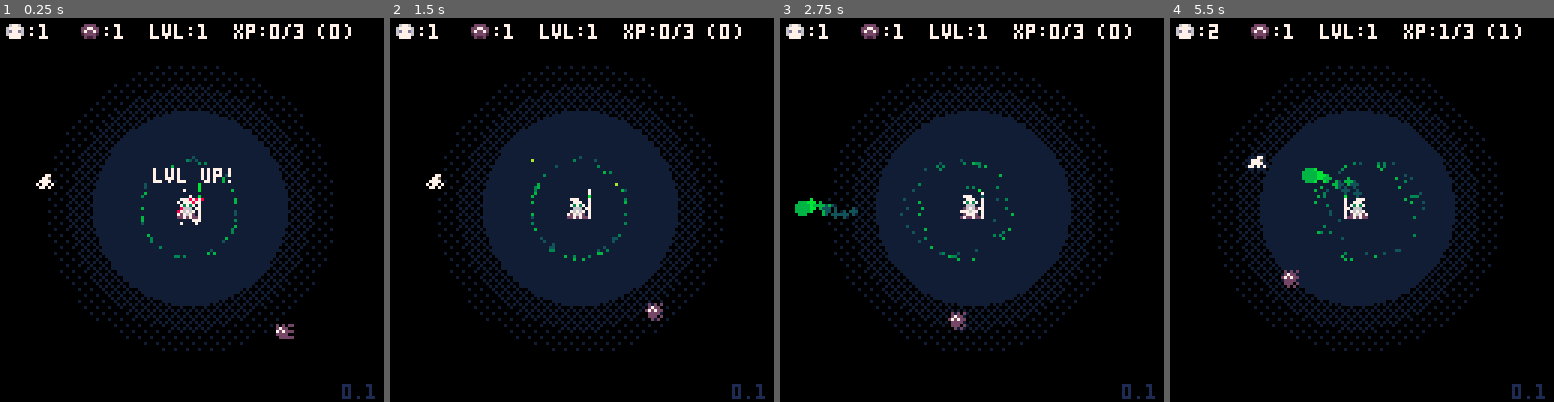
Above: before the commit, frames 1-4 (left to right).
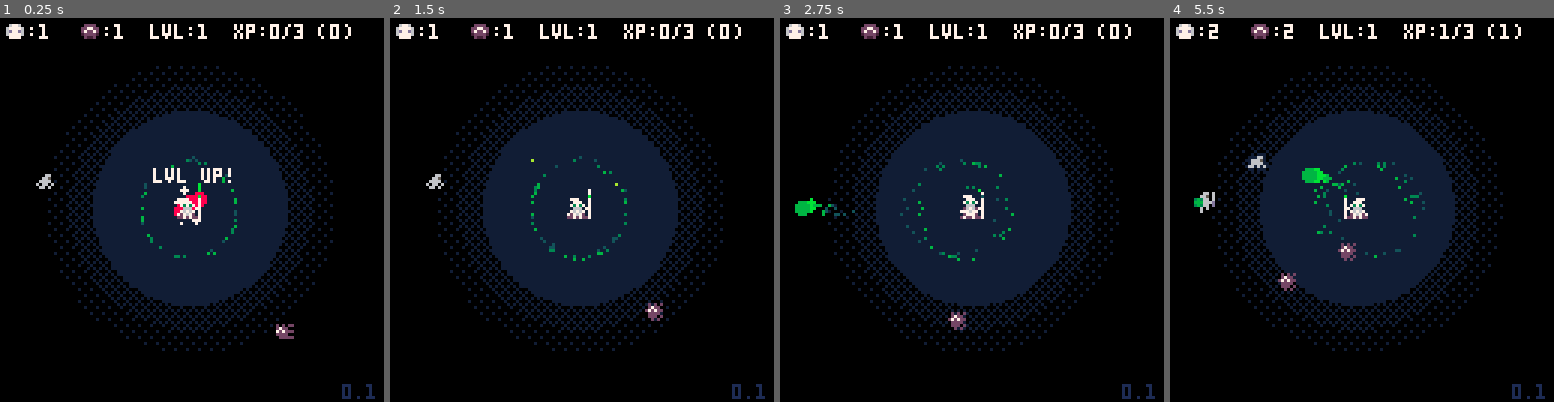
Above: after the commit, the same moments.

Repository: manyweare/heals-p8
Game: PICO-8 cartridge healers.p8
Two runs of this game, one before a commit and one after it. Both use one fixed random seed, a clock stepped at 60 frames per second and the inputs below.
Inputs:
- Up to frame 1 (0.25 s): no input
- Up to frame 2 (1.5 s): tap X (X key) at 0.33, 1.07 s; tap O (Z key) at 0.7 s
- Up to frame 3 (2.75 s): hold Right 1.6-2.1 s; tap O (Z key) at 1.7, 2.1, 2.5 s; tap X (X key) at 1.85 s; hold Up 2.15-2.42 s; hold Right from 2.47 s (still down)
- Up to frame 4 (5.5 s): tap O (Z key) every 0.4 s from 2.9 to 5.3 s; tap X (X key) at 2.97, 4.08, 5.2 s; release Right at 3.03 s; hold Left 3.08-3.58 s; hold Down 3.63-3.97 s; hold Right 4.02-4.68 s; hold Up 4.73-5.03 s; hold Left from 5.08 s (still down)

The runs differ from the first frame. In frame 1, 0.3% of the frame differs, in the area x 9-54%, y 40-52%; in frame 2, less than 0.1%; in frame 3, 0.1%; in frame 4, 0.7%, in the area x 6-50%, y 1-72%.

Commit message:
Added entity movement
Entities move towards player once healed
Adjusted spawning and dmg numbers
Misc fx improvements

Diff:
--- a/cam.lua
+++ b/cam.lua
@@ -1,4 +1,5 @@
--- cam
+--cam
+
 function init_cam()
     cam = { x = 0, y = 0 }
     shk = { x = 0, y = 0 }
--- a/enemies.lua
+++ b/enemies.lua
@@ -63,7 +63,7 @@
 	en_spw_tmr += 1
 	if (en_spw_tmr % 90 == 0) then
 		en_spw_tmr = 0
-		spawn_enemies(0 + flr(rnd(2)))
+		spawn_enemies(1 + flr(rnd(p.lvl / 2)))
 	end
 	for e in all(enemies) do
 		u_col(e)
@@ -149,7 +149,7 @@
 	e.state = "dead"
 	add(dead_enemies, e)
 	del(enemies, e)
-	sfx(sfxt.enemy_dead, 2)
+	sfx(sfxt.thud, 2)
 	game.dead_ens += 1
 	game.live_ens -= 1
 end
--- a/entities.lua
+++ b/entities.lua
@@ -5,6 +5,8 @@
 --add different types
 --fix being hit anim: use a color change instead of spr change
 --fix attack anim not running
+--create more complex movement
+--don't overlap player
 
 function init_entities()
 	spw_tmr = 0
@@ -21,6 +23,7 @@
 			hp = 1 + flr(rnd(3)),
 			maxhp = 4,
 			dmg = 1,
+			spd = .5,
 			attspd = 15,
 			attframe = 1,
 			att_sfx = 5,
@@ -58,7 +61,7 @@
 	spw_tmr += 1
 	if (spw_tmr % 120 == 0) then
 		spw_tmr = 0
-		spawn_entities(flr(rnd(2)))
+		spawn_entities(flr(rnd(3)))
 	end
 	for e in all(spawning) do
 		e.frame += 1
@@ -78,6 +81,11 @@
 				anim_healed(e)
 			end
 		elseif e.state == "ready" then
+			u_col(e)
+			if not rect_rect_collision(e.col, p) then
+				move_to(e, p)
+				e.flip = flip_spr(e, p)
+			end
 			if not is_empty(enemies) then
 				local tgt = find_closest(e, enemies)
 				e.flip = flip_spr(e, tgt)
@@ -101,26 +109,7 @@
 		-- 	anim_dead(e)
 		-- end
 	end
-	-- for e in all(ready) do
-	-- 	e.frame += 1
-	-- 	if (e.hp <= 0) then
-	-- 		e.dead = true
-	-- 		add(entities, e)
-	-- 		del(ready, e)
-	-- 	else
-	-- 		if not is_empty(enemies) then
-	-- 			local tgt = find_closest(e, enemies)
-	-- 			e.flip = flip_spr(e, tgt)
-	-- 			if rect_rect_collision(e.col, tgt.col) then
-	-- 				e.frame = 0
-	-- 				attack(e, tgt)
-	-- 			else
-	-- 				e.attframe = 0
-	-- 			end
-	-- 		end
-	-- 		anim_ready(e)
-	-- 	end
-	-- end
+	move_apart(entities, 8)
 end
 
 function decay_entity(e)
@@ -165,7 +154,7 @@
 	e.state = "dead"
 	add(dead, e)
 	del(entities, e)
-	sfx(sfxt.tui)
+	sfx(sfxt.thud)
 	game.dead_es += 1
 	game.live_es -= 1
 end
--- a/fx.lua
+++ b/fx.lua
@@ -18,12 +18,15 @@
 			f.c = f.clrs[1]
 		elseif f.t / f.lt < 2 / #f.clrs then
 			f.c = f.clrs[2]
+			f.r = 3 * (f.r / 4)
 		elseif f.t / f.lt < 3 / #f.clrs then
 			f.c = f.clrs[3]
+			f.r = f.r / 2
 		else
 			f.c = f.clrs[4]
+			f.r = f.r / 4
 		end
-		f.r -= .1
+		-- f.r -= .1
 		f.x += f.dx
 		f.y += f.dy
 	end
@@ -63,22 +66,22 @@
 			10 + rnd(10),
 			1 - rnd(2),
 			1 - rnd(2),
-			rnd(1) + 1,
+			rnd(1) + 2,
 			{ 8, 7, 9 }
 		)
 	end
 end
 
-function heal_fx(x, y, clrs, n)
-	for i = 0, n do
+function heal_fx(x, y)
+	for i = 0, 5 do
 		add_fx(
 			x + rnd(7) - 2,
 			y,
-			4 + rnd(4),
+			8 + rnd(5),
 			0,
 			rnd(1) - 1.2,
-			rnd(1) + 1,
-			clrs
+			rnd(1) + 2,
+			{ 11, 10, 15 }
 		)
 	end
 end
--- a/healers.p8
+++ b/healers.p8
@@ -33,13 +33,13 @@
 0c777c077c767c070c777c070c767c07000000000000000000000000000000000000000000000000000000000000000000000000000000000000000000000000
 c7cc7cc7cc7c7cc7cc7cc7c7cc7c7cc7000000000000000000000000000000000000000000000000000000000000000000000000000000000000000000000000
 00000000000000000000000000000000000000000000000000000000000000000000000000000000000000000000000000000000000000000000000000000000
-00000000000000000000000000000000000000000a00000a00000000000770600000000000007706000000000000000000000000000000000000000000000000
-00000000000000000000220000007700070077070a00aa0a00077060007750600008806000077806000000000000000000000000000000000000000000000000
-000551000000020000227720000775000707570700aa5aa0007750603a37706000888060003a3706000000000000000000000000000000000000000000000000
-0055551000022720027775200077770000777770000aaa003a377060aaa777d03a38806000aaa77d000000000000000000000000000000000000000000000000
-0055551002277572027777200707707000077700000aaa00aaa777d03a3770d0aaa888d0003a370d000000000000000000000000000000000000000000000000
-0055551027777772277272720077070000077700000aaa003a3770d0007070003a3880d000070700000000000000000000000000000000000000000000000000
-0055551002222220022020200000000000700700000a0a0000707000007070000080800000700700000000000000000000000000000000000000000000000000
+00000000000000000000000000000000000000000a00000a00066060000660600000000000006606000000000000000000000000000000000000000000000000
+00000000000000000000220000006600060066060a00aa0a00665060006650600008806000066806000000000000000000000000000000000000000000000000
+000551000000020000226620000665000606560600aa5aa03a3660603a36606000888060003a3606000000000000000000000000000000000000000000000000
+0055551000022620026665200066660000666660000aaa00aaa666d0aaa666d03a38806000aaa66d000000000000000000000000000000000000000000000000
+0055551002266562026666200606606000066600000aaa003a3660d03a3660d0aaa888d0003a360d000000000000000000000000000000000000000000000000
+0055551026666662266262620066060000066600000aaa0000606000006060003a3880d000060600000000000000000000000000000000000000000000000000
+0055551002222220022020200000000000600600000a0a0000600000000060000080800000600600000000000000000000000000000000000000000000000000
 00cccc0000aaaa00090d9d09000d9d000000bb000000000000000000000000000000000000000000000000000000000000000000000000000000000000000000
 0cccccc00aaaaaa00a09590a000959000000aa0000f33f0000000000000000000000000000000000000000000000000000000000000000000000000000000000
 ccccccc0aaaaaaa000aa6aa0000a5a000000aa000f3aa3f000000000000000000000000000000000000000000000000000000000000000000000000000000000
--- a/heals.lua
+++ b/heals.lua
@@ -35,7 +35,7 @@
 	aoe = {
 		lvl = 1,
 		pwr = .25,
-		freq = 10,
+		freq = 20,
 		spd = 1,
 		range = hrange / 2,
 		tmr = 0,
@@ -43,7 +43,7 @@
 	}
 	proj = {
 		lvl = 1,
-		pwr = 3,
+		pwr = 1,
 		freq = 30,
 		spd = 2,
 		range = min(hrange * 2, 128),
@@ -138,7 +138,7 @@
 
 function fire_heal(h)
 	e_heal(h.tgt, h.pwr)
-	heal_fx(h.tx, h.ty, hclrs, 3)
+	heal_fx(h.tx, h.ty)
 	--play heal sfx unless aoe
 	if (h.type != "aoe") sfx(sfxt.heal)
 end
--- a/main.lua
+++ b/main.lua
@@ -3,7 +3,7 @@
 --TODOS:
 --check token count
 --adjust xp max increase curve
---finish state machine
+--improve state machine (change init upd draw)
 --leveling system
 
 function _init()
@@ -103,10 +103,10 @@
 		draw_map()
 		draw_range()
 		draw_fx()
+		draw_enemies()
+		draw_entities()
 		draw_player()
 		draw_heals()
-		draw_entities()
-		draw_enemies()
 		draw_ui()
 		draw_lvlup()
 		draw_cam()
--- a/player.lua
+++ b/player.lua
@@ -86,16 +86,13 @@
 
 function move_player()
 	local dx, dy = 0, 0
-
 	--drag coeficient
 	local drg = .8
-
 	--bitmask to remove triple presses
 	local btnm = btn() & 0b1111
-
 	--normalized diagonal coeficient
 	local n = .7
-
+	--input code
 	if (btnm == 1) then
 		--left
 		dx -= 1
@@ -132,18 +129,14 @@
 		dx = 0
 		dy = 0
 	end
-
 	dx = mid(-p.maxspd, dx, p.maxspd)
 	dy = mid(-p.maxspd, dy, p.maxspd)
-
 	--normalize diagonals
 	if abs(dx) == abs(dy) then
 		dx *= n
 		dy *= n
 	end
-
 	wall_check(p)
-
 	if can_move(p, dx, dy) then
 		p.x += dx
 		p.y += dy
@@ -165,17 +158,14 @@
 		p.x += tdx
 		p.y += tdy
 	end
-
 	--TODO: FIX COBBLESTONING
-	--anti-cobblestone
+	-- anti-cobblestone
 	if (p.dx != dx) and (p.dy != dy) and (dx == dy) then
 		p.x = flr(p.x) + .5
 		p.y = flr(p.y) + .5
 	end
-
 	p.dx = dx
 	p.dy = dy
-
 	-- drag
 	if (abs(dx) > 0) dx *= drg
 	if (abs(dy) > 0) dy *= drg
